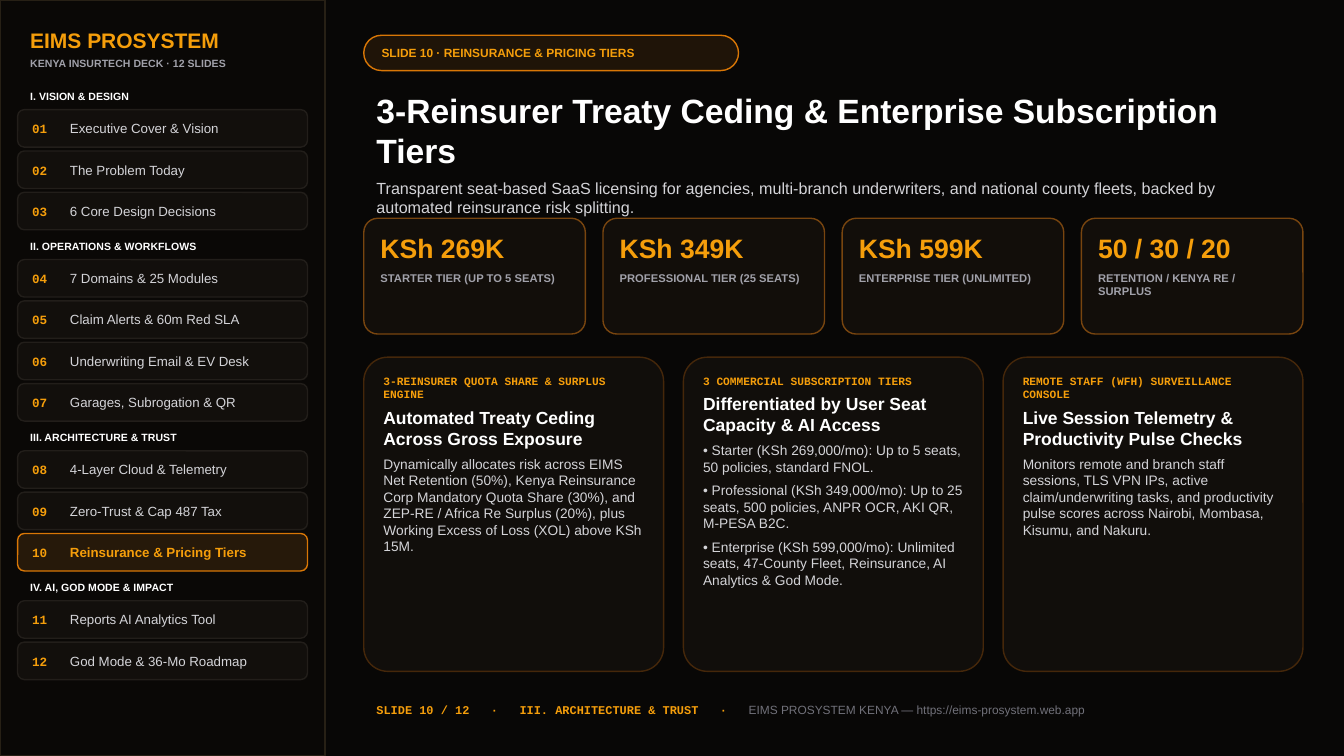
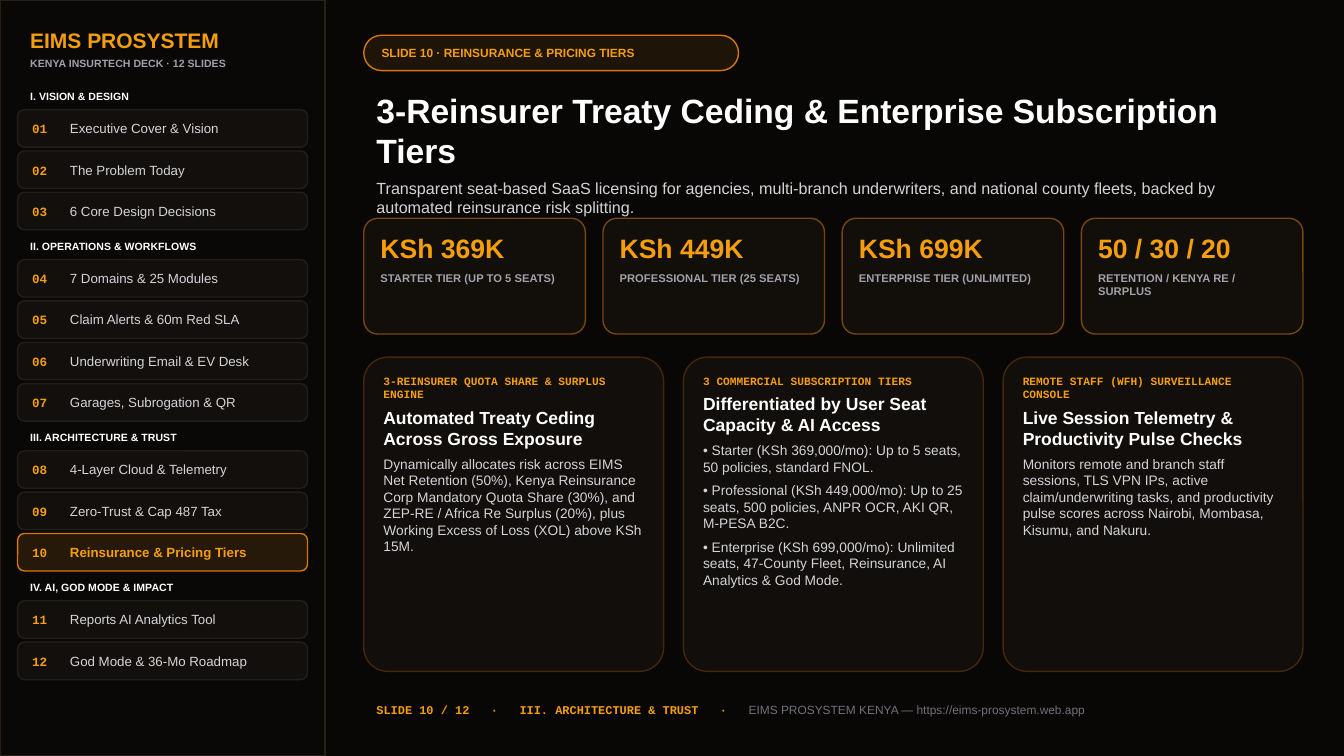
Before and after one commit to tokgot-debug/eims-prosystem, a slide deck: slide 10 of public/EIMS_ProSystem_Pitch_Deck.pptx. Drawn at 1344x756 pixels with LibreOffice and Linux fonts; fonts in the diff are those of the drawing. Boxes give left, top, right and bottom in pixels: in the first picture for what was removed or moved away, otherwise in the second. Text is boxed around its words. In the diff, an @@ line names an element or a change of style, - is before the commit and + after.

Commit message:
feat: add downloadable 12-slide PowerPoint (.pptx) pitch deck

```diff
--- a/public/EIMS_ProSystem_Pitch_Deck.pptx
+++ b/public/EIMS_ProSystem_Pitch_Deck.pptx
@@ text in rounded rectangle at [380, 238, 504, 259]: text changed @@
-KSh 269K
+KSh 369K
@@ text in rounded rectangle at [620, 238, 743, 259]: text changed @@
-KSh 349K
+KSh 449K
@@ text in rounded rectangle at [859, 238, 982, 259]: text changed @@
-KSh 599K
+KSh 699K
@@ text in rounded rectangle at [703, 445, 962, 588]: text changed @@
-• Starter (KSh 269,000/mo): Up to 5 seats, 50 policies, standard FNOL.
-• Professional (KSh 349,000/mo): Up to 25 seats, 500 policies, ANPR OCR, AKI QR, M-PESA B2C.
-• Enterprise (KSh 599,000/mo): Unlimited seats, 47-County Fleet, Reinsurance, AI Analytics & God Mode.
+• Starter (KSh 369,000/mo): Up to 5 seats, 50 policies, standard FNOL.
+• Professional (KSh 449,000/mo): Up to 25 seats, 500 policies, ANPR OCR, AKI QR, M-PESA B2C.
+• Enterprise (KSh 699,000/mo): Unlimited seats, 47-County Fleet, Reinsurance, AI Analytics & God Mode.
```
Also in this commit, not shown: 2 other files.
